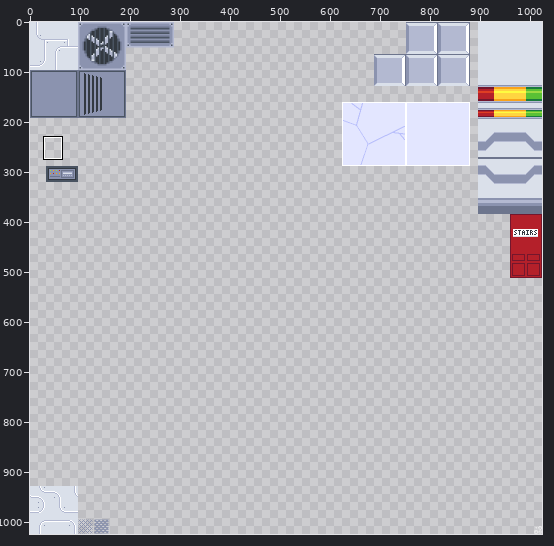
Two versions of one pixel-art file, Textures/Props/T_1.aseprite. Above: a wide view before the commit, with the close-up outlined.
Close-up. Old version:
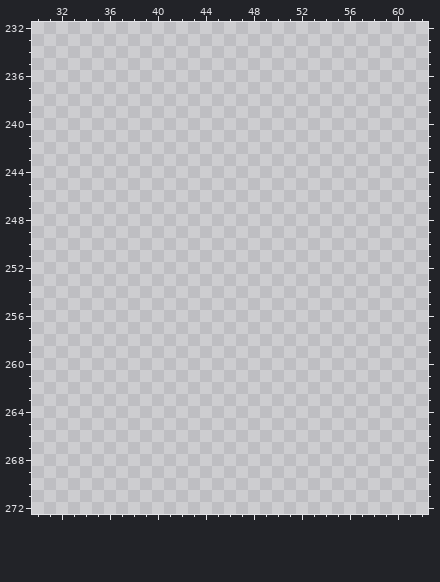
1024x1024 pixels, 1 frame. Shown: x 30..62, y 232..272. The commit also changed other parts of the picture, which this record leaves out.
Once edited:
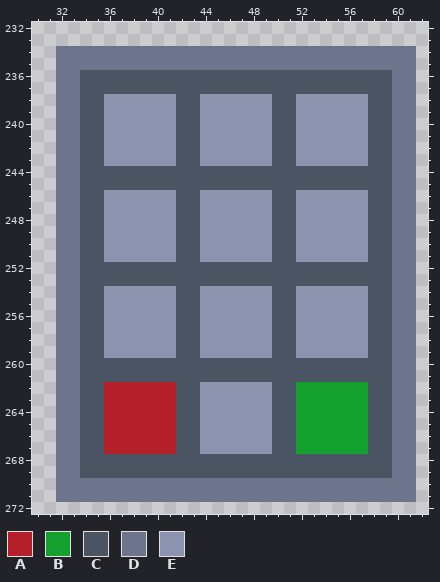
Palette (. is transparent): A #b4202a  B #14a02e  C #4a5462  D #6d758d  E #8b93af
The edit:
--- layer "Colour"
@@ x 30..62 @@
 233 .................................
-234 .................................
-235 .................................
-236 .................................
-237 .................................
-238 .................................
-239 .................................
-240 .................................
-241 .................................
-242 .................................
-243 .................................
-244 .................................
-245 .................................
-246 .................................
-247 .................................
-248 .................................
-249 .................................
-250 .................................
-251 .................................
-252 .................................
-253 .................................
-254 .................................
-255 .................................
-256 .................................
-257 .................................
-258 .................................
-259 .................................
-260 .................................
-261 .................................
-262 .................................
-263 .................................
-264 .................................
-265 .................................
-266 .................................
-267 .................................
-268 .................................
-269 .................................
-270 .................................
-271 .................................
+234 ..DDDDDDDDDDDDDDDDDDDDDDDDDDDDDD.
+235 ..DDDDDDDDDDDDDDDDDDDDDDDDDDDDDD.
+236 ..DDCCCCCCCCCCCCCCCCCCCCCCCCCCDD.
+237 ..DDCCCCCCCCCCCCCCCCCCCCCCCCCCDD.
+238 ..DDCCEEEEEECCEEEEEECCEEEEEECCDD.
+239 ..DDCCEEEEEECCEEEEEECCEEEEEECCDD.
+240 ..DDCCEEEEEECCEEEEEECCEEEEEECCDD.
+241 ..DDCCEEEEEECCEEEEEECCEEEEEECCDD.
+242 ..DDCCEEEEEECCEEEEEECCEEEEEECCDD.
+243 ..DDCCEEEEEECCEEEEEECCEEEEEECCDD.
+244 ..DDCCCCCCCCCCCCCCCCCCCCCCCCCCDD.
+245 ..DDCCCCCCCCCCCCCCCCCCCCCCCCCCDD.
+246 ..DDCCEEEEEECCEEEEEECCEEEEEECCDD.
+247 ..DDCCEEEEEECCEEEEEECCEEEEEECCDD.
+248 ..DDCCEEEEEECCEEEEEECCEEEEEECCDD.
+249 ..DDCCEEEEEECCEEEEEECCEEEEEECCDD.
+250 ..DDCCEEEEEECCEEEEEECCEEEEEECCDD.
+251 ..DDCCEEEEEECCEEEEEECCEEEEEECCDD.
+252 ..DDCCCCCCCCCCCCCCCCCCCCCCCCCCDD.
+253 ..DDCCCCCCCCCCCCCCCCCCCCCCCCCCDD.
+254 ..DDCCEEEEEECCEEEEEECCEEEEEECCDD.
+255 ..DDCCEEEEEECCEEEEEECCEEEEEECCDD.
+256 ..DDCCEEEEEECCEEEEEECCEEEEEECCDD.
+257 ..DDCCEEEEEECCEEEEEECCEEEEEECCDD.
+258 ..DDCCEEEEEECCEEEEEECCEEEEEECCDD.
+259 ..DDCCEEEEEECCEEEEEECCEEEEEECCDD.
+260 ..DDCCCCCCCCCCCCCCCCCCCCCCCCCCDD.
+261 ..DDCCCCCCCCCCCCCCCCCCCCCCCCCCDD.
+262 ..DDCCAAAAAACCEEEEEECCBBBBBBCCDD.
+263 ..DDCCAAAAAACCEEEEEECCBBBBBBCCDD.
+264 ..DDCCAAAAAACCEEEEEECCBBBBBBCCDD.
+265 ..DDCCAAAAAACCEEEEEECCBBBBBBCCDD.
+266 ..DDCCAAAAAACCEEEEEECCBBBBBBCCDD.
+267 ..DDCCAAAAAACCEEEEEECCBBBBBBCCDD.
+268 ..DDCCCCCCCCCCCCCCCCCCCCCCCCCCDD.
+269 ..DDCCCCCCCCCCCCCCCCCCCCCCCCCCDD.
+270 ..DDDDDDDDDDDDDDDDDDDDDDDDDDDDDD.
+271 ..DDDDDDDDDDDDDDDDDDDDDDDDDDDDDD.
 272 .................................
Pixel boxes of the changes (left, top, right, bottom) in both close-ups:
added: (56, 46, 416, 502)
